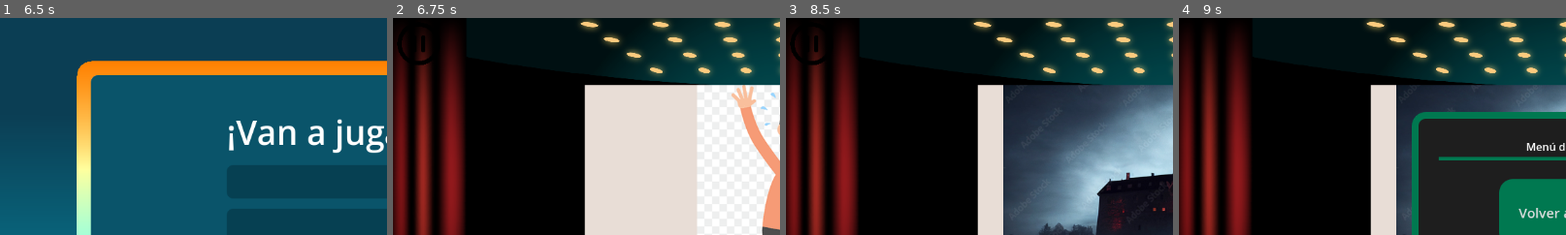
Above: before the commit, frames 1-4 (left to right).
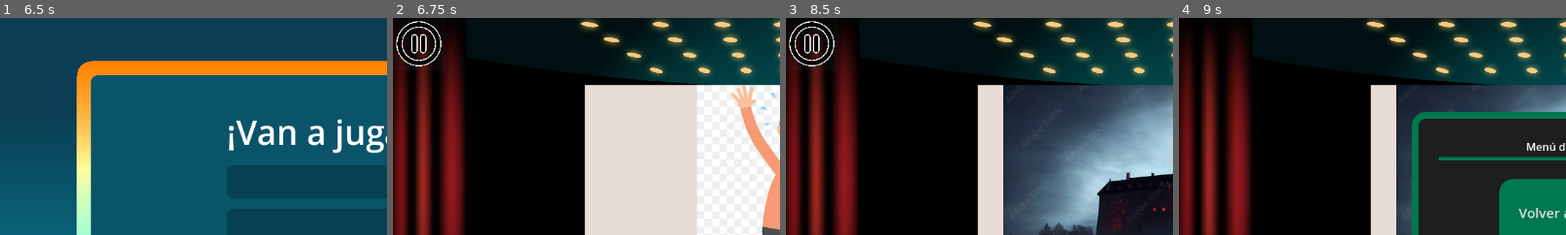
Above: after the commit, the same moments.

Repository: mamRobles/Las_ratas_dan_la_lata
Game: Godot game, scene res://Inicio/Scenes/MDI.tscn
Same seed, same stepped clock (60 frames per second), same inputs: the game is played once before the commit and once after it.
Inputs (mouse positions are % of the whole screen's width and height, from its top left):
- Up to frame 1 (6.5 s): click (50, 50) at 0.5 s; click "2 Jugadores" at 1.25 s; click (32, 68) at 2.02 s; type "Alex" at 2.1 s; click (68, 68) at 2.25 s; type "Alex" at 2.33 s; click "3 Jugadores" at 2.75 s; click (26, 68) at 3.52 s; type "12" at 3.6 s; click (50, 68) at 3.75 s; type "12" at 3.83 s; click (74, 68) at 3.98 s; type "Alex" at 4.07 s; click "4 Jugadores" at 4.25 s; click (59, 68) at 5.02 s; type "12" at 5.1 s; click (77, 68) at 5.25 s; type "Alex" at 5.33 s; click "Continuar" at 5.75 s
- Up to frame 2 (6.75 s): click "JUGAR" at 6.5 s
- Up to frame 3 (8.5 s): click (3, 6) at 7.25 s; click "Volver al juego" at 8 s
- Up to frame 4 (9 s): click (3, 6) at 8.75 s
The pictures show only the part of the screen within x 0-50%, y 0-50%; the shares and areas given below are measured in that part.

Frame 1 is identical in both runs. In frame 2, 0.7% of the frame differs, in the area x 0-13%, y 1-23%; in frame 3, 0.7%; in frame 4, nothing differs.

Commit message:
añadido borde blanco al botón de pausa para poder distinguirlo en fondos oscuros y claros

Diff:
--- a/Sistema/Scenes/Pausa.tscn
+++ b/Sistema/Scenes/Pausa.tscn
@@ -1,7 +1,20 @@
-[gd_scene load_steps=10 format=3 uid="uid://dng7iryyfov06"]
+[gd_scene load_steps=12 format=3 uid="uid://dng7iryyfov06"]
 
 [ext_resource type="Script" uid="uid://fcyuvrj8bmu4" path="res://Sistema/Scripts/pausa.gd" id="1_fbpjw"]
 [ext_resource type="Texture2D" uid="uid://tltjphmrw7yf" path="res://Sistema/Sprites/pausa.png" id="2_ncwrm"]
+[ext_resource type="Shader" uid="uid://bwa3x6qcbteos" path="res://MINI1/MINI1_jugador.gdshader" id="2_twwvk"]
+
+[sub_resource type="ShaderMaterial" id="ShaderMaterial_n5k5b"]
+shader = ExtResource("2_twwvk")
+shader_parameter/thickness = 0.0
+shader_parameter/ring_count = 16
+shader_parameter/ring_offset = 0.0
+shader_parameter/outline_color = Color(1, 1, 1, 1)
+shader_parameter/border_clipping_fix = true
+shader_parameter/aspect_ratio = 1.0
+shader_parameter/square_border = false
+shader_parameter/offset = Vector2(0, 0)
+shader_parameter/max_or_add = false
 
 [sub_resource type="StyleBoxFlat" id="StyleBoxFlat_1af34"]
 bg_color = Color(0.117647, 0.117647, 0.117647, 1)
@@ -68,6 +81,7 @@
 
 [node name="Boton_pausa" type="TextureButton" parent="."]
 process_mode = 1
+material = SubResource("ShaderMaterial_n5k5b")
 custom_minimum_size = Vector2(20, 20)
 layout_mode = 0
 offset_right = 512.0
--- a/Sistema/Scripts/pausa.gd
+++ b/Sistema/Scripts/pausa.gd
@@ -2,7 +2,7 @@
 
 # Called when the node enters the scene tree for the first time.
 func _ready() -> void:
-	pass # Replace with function body.
+	$Boton_pausa.material.set("shader_parameter/thickness",10)
 
 
 # Called every frame. 'delta' is the elapsed time since the previous frame.
